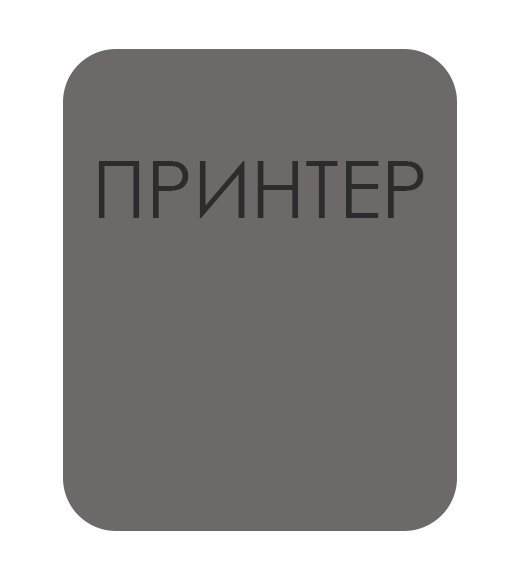
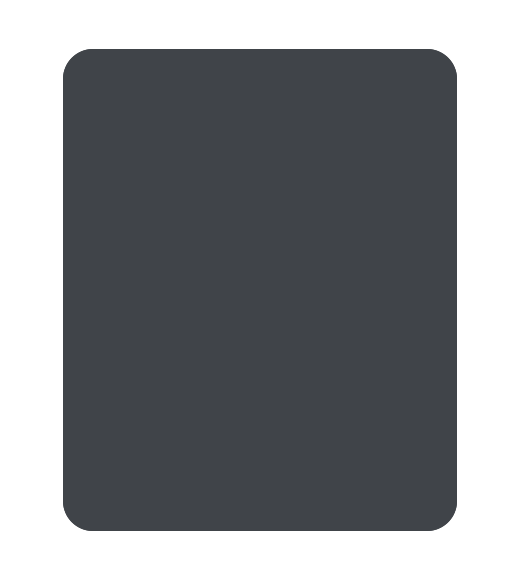
Layers edited between the first and the second (520, 580) image:
hid "ПРИНТЕР", moved it above "Прямоугольник 1 копия" over [98, 161, 424, 218]
showed "Прямоугольник 1 копия", painted on it over [63, 49, 457, 531]
painted on "Прямоугольник 1" over [63, 49, 457, 531]
